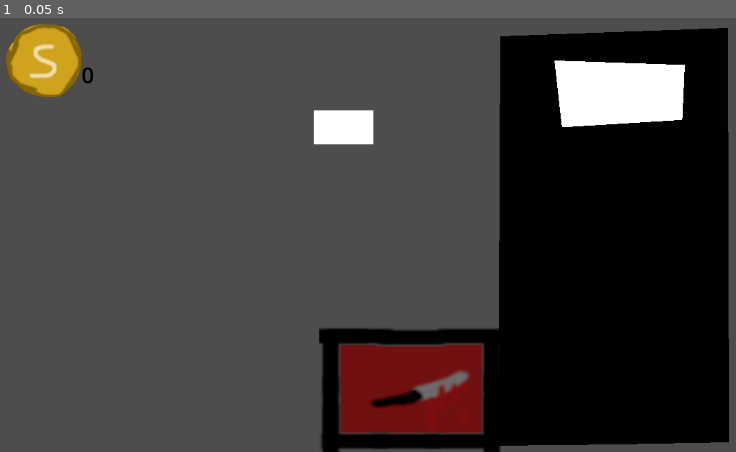
Above: before the commit, frame 1.
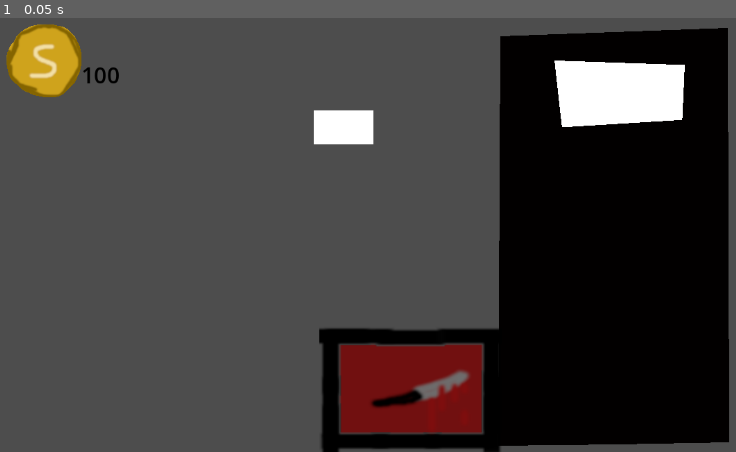
Above: after the commit, the same moment.

Repository: StephenMiner/gambling-proj
Game: Godot game, scene res://node_2d.tscn
Same seed, same stepped clock (60 frames per second), same inputs: the game is played once before the commit and once after it.
Inputs:
- Up to frame 1 (0.05 s): no input

The runs differ from the first frame. In frame 1, 0.1% of the frame differs, in the area x 11-17%, y 11-16%.

Commit message:
Connect blood letting to button

Diff:
--- /dev/null
+++ b/components/ouch_button.gd
@@ -0,0 +1,39 @@
+extends Area2D
+
+var cooldown : int = 2;
+var time_elapsed : float = 0.0;
+var on_cooldown : bool = false;
+var mouseInside : bool = false;
+
+var label : Label;
+
+
+
+func _input(event: InputEvent) -> void:
+	if on_cooldown: return;
+	if mouseInside and Input.is_action_pressed("leftClick"):
+		on_cooldown = true;
+		time_elapsed = 0;
+		Root.blood_spilt+=1;
+		self.owner.pay_bld.emit();
+		pass
+# Called when the node enters the scene tree for the first time.
+func _ready() -> void:
+	label = get_node("Label");
+	pass # Replace with function body.
+
+
+func _mouse_enter() -> void:
+	mouseInside = true;
+func _mouse_exit() -> void:
+	mouseInside = false;
+
+# Called every frame. 'delta' is the elapsed time since the previous frame.
+func _process(delta: float) -> void:
+	label.text = "Fingers Spent: " + str(Root.blood_spilt);
+	if on_cooldown:
+		time_elapsed += delta;
+		if time_elapsed >= cooldown:
+			on_cooldown = false;
+			time_elapsed = 0;
+	pass
--- a/components/root.gd
+++ b/components/root.gd
@@ -3,7 +3,7 @@
 
 signal pay_bld;
 
-static var money : int = 0;
+static var money : int = 100;
 static var cost : int = 10;
 static var payout : int = 90;
 static var blood_spilt : int = 0;
--- a/components/tinter.gd
+++ b/components/tinter.gd
@@ -40,7 +40,6 @@
 		elif r >= max_r: # need to decrement r if we hit max_r
 			r = max_r;
 			sign = false;
-		print(max_alpha);
 		alpha = alpha + dAlpha if alpha_sign else alpha + -1 * dAlpha;
 		if (alpha > max_alpha):
 			alpha = max_alpha;
@@ -69,9 +68,8 @@
 		if (self.visible):
 			self.hide();
 		return;
+	pulse_colors();
 	if (!self.visible): self.show();
 	time += delta;
-	pulse_colors();
-	print(r);
 
 	pass
--- a/node_2d.tscn
+++ b/node_2d.tscn
@@ -7,6 +7,7 @@
 [ext_resource type="Script" uid="uid://ba77rjcl68cr5" path="res://components/tinter.gd" id="4_kdubu"]
 [ext_resource type="Script" uid="uid://bm3fkg33j7vj3" path="res://components/coin.gd" id="5_q6r6c"]
 [ext_resource type="Texture2D" uid="uid://douopr55xpgdd" path="res://icons/ouch.png" id="7_d21ai"]
+[ext_resource type="Script" uid="uid://b2y3qt0pgwxy3" path="res://ouch_button.gd" id="7_rj586"]
 
 [sub_resource type="RectangleShape2D" id="RectangleShape2D_q6r6c"]
 size = Vector2(31.352524, 22.333328)
@@ -103,6 +104,7 @@
 
 [node name="OuchButton" type="Area2D" parent="." unique_id=1173716548]
 position = Vector2(553, 582)
+script = ExtResource("7_rj586")
 
 [node name="Sprite2D" type="Sprite2D" parent="OuchButton" unique_id=1181186181]
 position = Vector2(122.5, -50)
@@ -112,3 +114,9 @@
 [node name="CollisionShape2D" type="CollisionShape2D" parent="OuchButton" unique_id=655505558]
 position = Vector2(124.5, -22)
 shape = SubResource("RectangleShape2D_rj586")
+
+[node name="Label" type="Label" parent="OuchButton" unique_id=518960371]
+offset_left = 91.0
+offset_top = -75.0
+offset_right = 140.0
+offset_bottom = -46.0
